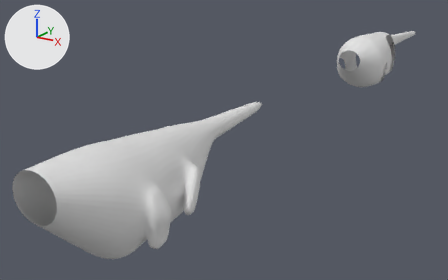
The Blender file character-builder-004.blend, before and after one commit.
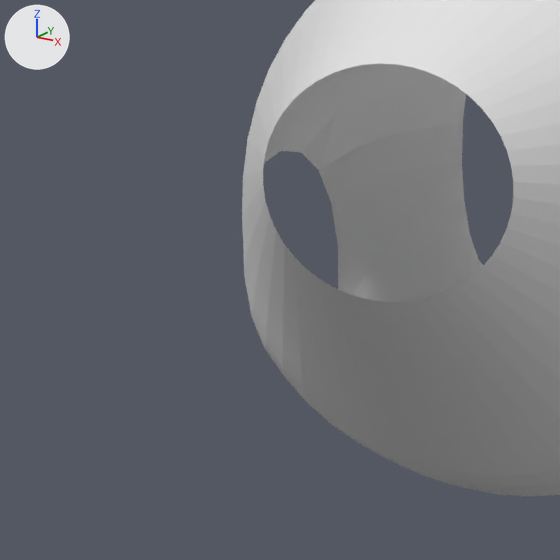
Each version appears first whole from a 50 mm camera at (7.39, -17.52, 4.54) aimed at (-1.74, -3.6, -0.93), and next in a close-up on the part from 71% to 81% of the width and 16% to 33% of the height. Arrows for +X, +Y and +Z are at upper left; the lights stay in place.

In view in the first close-up: 'CharacterMaker'.
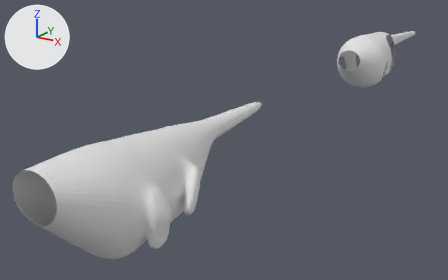
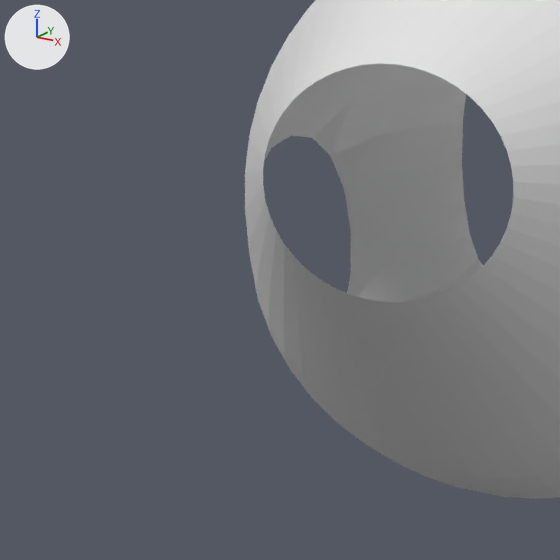
What differs and where, as boxes [x1, y1, x2, y2] in the close-ups (560 x 560 px):
'CharacterMaker', reshaped: before [242, 0, 560, 496]; after [245, 0, 560, 499]

The change, as a diff of the scene's bpy script:
```diff
--- a/character-builder-004.blend.py
+++ b/character-builder-004.blend.py
@@ me_charactermaker @@
 # used by ob_charactermaker; location = (0.0, -0.007, 0.0)
-me_charactermaker.from_pydata(...)  # 386 vertices, 323 faces; spans x 0.0..0.85, y 0.99..7.61, z -0.35..1.45
+me_charactermaker.from_pydata(...)  # 379 vertices, 317 faces; spans x 0.0..0.86, y 0.99..7.61, z -0.38..1.47
+# me_charactermaker part 1
+# 7 vertices are removed from x 0.0..0.78, y 2.49, z -0.34..1.44
+# 11 faces are deleted
+# 14 vertices move from x 0.0..0.85, y 1.89..2.9, z -0.35..1.45 to x 0.0..0.86, y 1.96..2.55, z -0.38..1.47
+# 5 new faces join them
```
